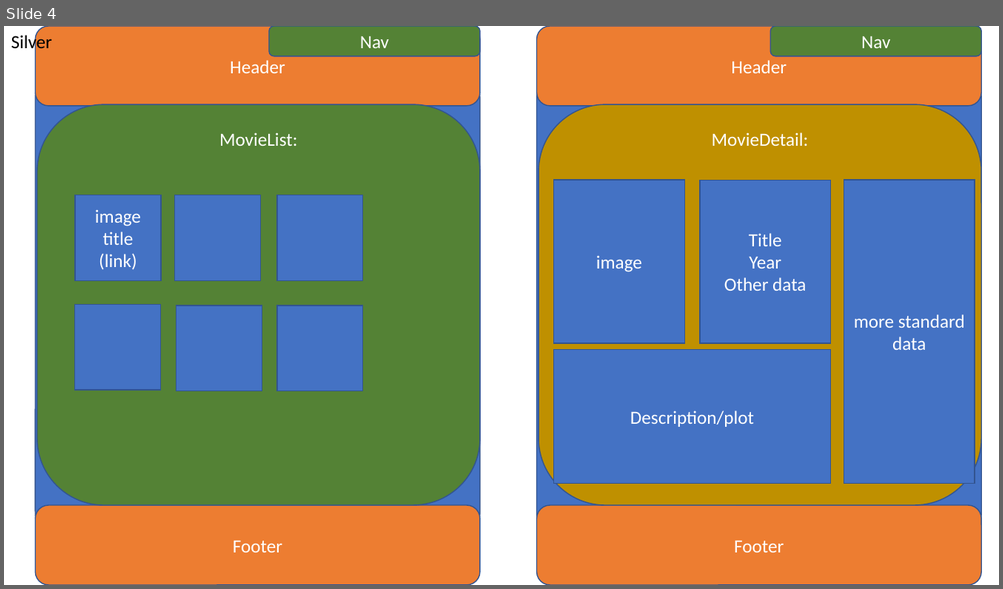
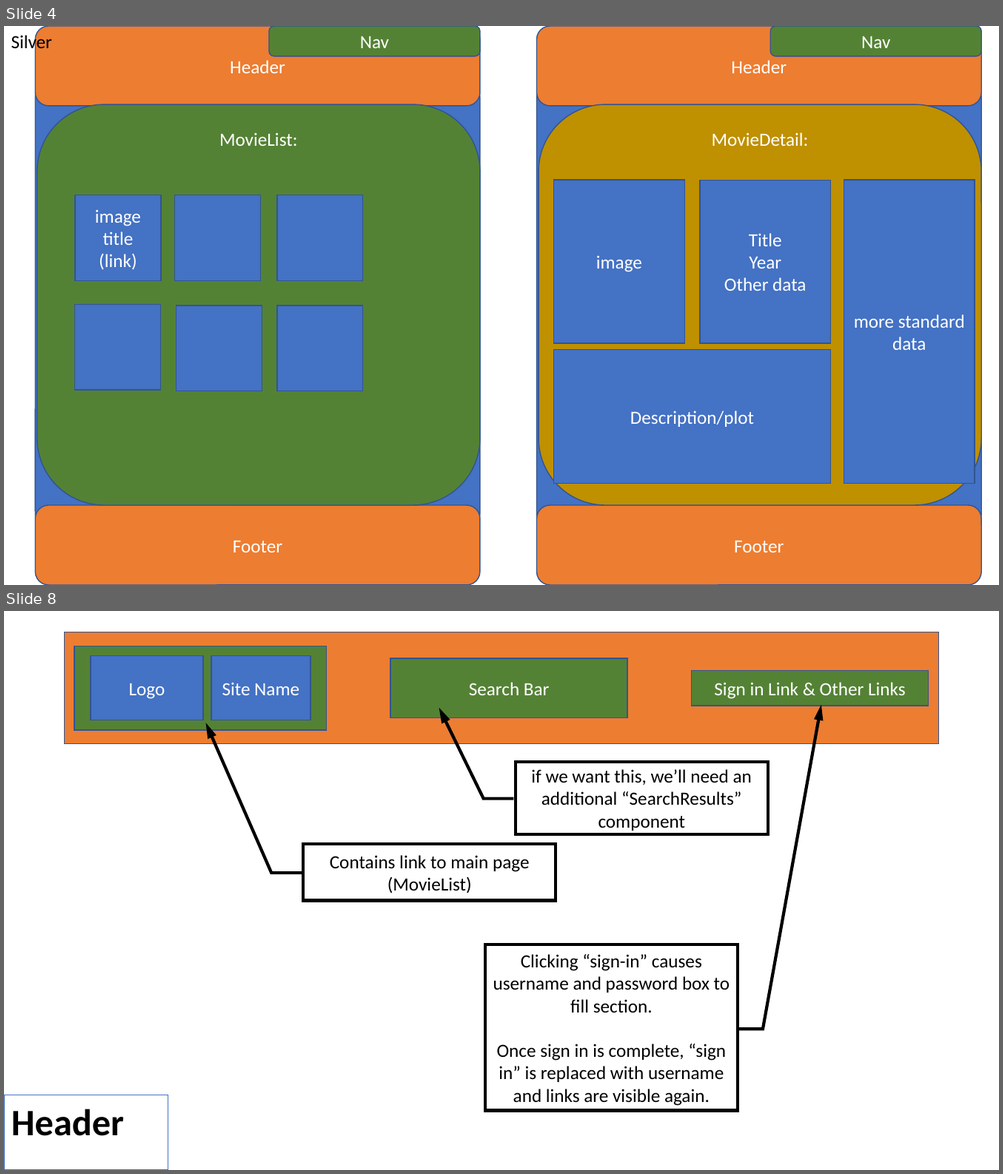
Before and after one commit to wtasch/Project-Movie-App, a slide deck: Project 3.pptx. Shown one above the other, each under a label of ours: slide 4 before the commit, slides 4 and 8 after it; the slides between them are not shown. The pictures are 1003x589 and 1003x1174 pixels, drawn with LibreOffice and Linux fonts; fonts in the diff are those of the drawing. Boxes give left, top, right and bottom in pixels: in the first picture for what was removed or moved away, otherwise in the second. Text is boxed around its words. In the diff, an @@ line names an element or a change of style, - is before the commit and + after.

```diff
--- a/Project 3.pptx
+++ b/Project 3.pptx
@@ slide 8 added at (4,611,999,1170), background #FFFFFF @@
@@ group added at (65,632,939,743): 6 rectangles @@
+Logo
+Site Name
+Sign in Link & Other Links
+Search Bar
@@ border callout added at (515,762,767,834), fill #FFFFFF, outline #000000 3 pt, 18 pt, text #000000 @@
+if we want this, we’ll need an additional “SearchResults” component
@@ border callout added at (303,845,555,901), fill #FFFFFF, outline #000000 3 pt, 18 pt, text #000000 @@
+Contains link to main page (MovieList)
@@ border callout added at (485,945,737,1111), fill #FFFFFF, outline #000000 3 pt, 18 pt, text #000000 @@
+Clicking “sign-in” causes username and password box to fill section.
+Once sign in is complete, “sign in” is replaced with username and links are visible again.
@@ rectangle added at (4,1095,168,1170), outline #4472C4 0.75 pt, 36 pt, text #000000, bold @@
+Header
```
Also in this commit, not shown: 1 slide changed, 3 other slides added, 1 other file.
